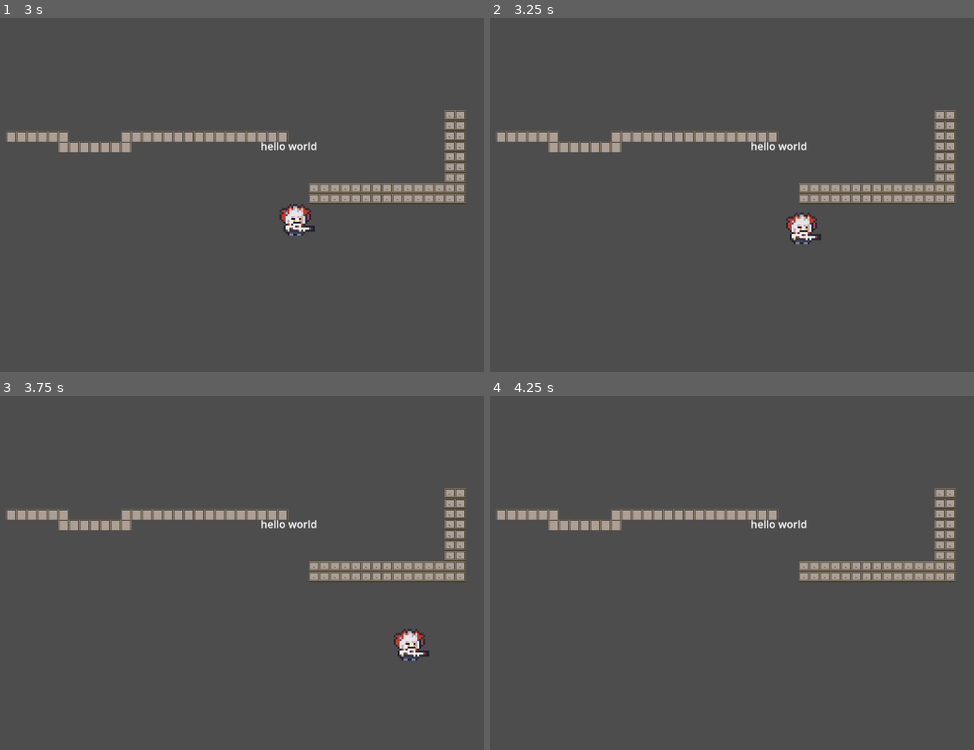
Above: before the commit, frames 1-4 (two rows, left to right).
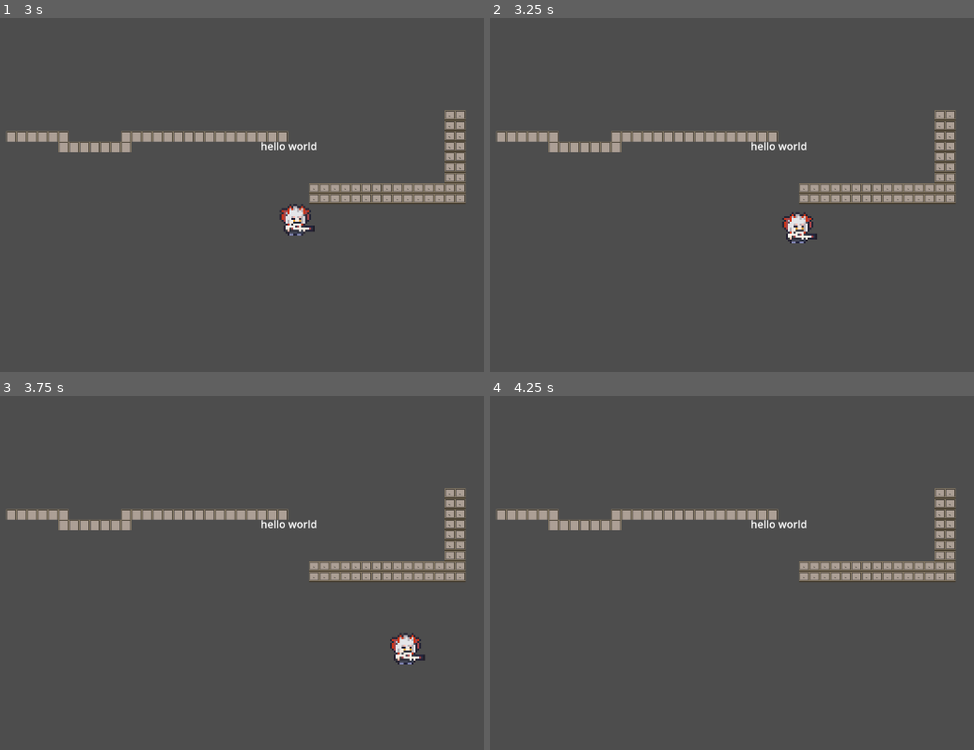
Above: after the commit, the same moments.

Repository: endray-coder/godot-celeste
Game: Godot game, scene res://scene/test_scene1.tscn
The game is run twice, just before and just after one commit, with the same random seed, the same clock (stepped at 60 frames per second) and the same inputs.
Inputs:
- Up to frame 1 (3 s): hold C (jump) 0.53-1.28 s; hold Right (ui_right) 0.53-2.03 s; tap X (dash) at 1.35, 2.85 s; tap C (jump) at 1.52, 1.55, 1.82 s; hold Left (ui_left) 2.03-2.78 s; hold C (jump) 2.03-2.78 s; hold Right (ui_right) from 2.78 s (still down)
- Up to frame 2 (3.25 s): keep holding Right (ui_right); tap C (jump) at 3.02, 3.05 s
- Up to frame 3 (3.75 s): keep holding Right (ui_right); tap C (jump) at 3.32 s; hold C (jump) from 3.53 s (still down)
- Up to frame 4 (4.25 s): keep holding Right (ui_right); keep holding C (jump)

Frame 1 is identical in both runs. In frame 2, 0.4% of the frame differs, in the area x 60-69%, y 54-64%; in frame 3, 0.5%, in the area x 80-89%, y 65-76%; in frame 4, nothing differs.

Commit message:
加入蹬墙跳

Diff:
--- a/character/character_body_2d.gd
+++ b/character/character_body_2d.gd
@@ -12,12 +12,17 @@
 var screen_size = get_viewport_rect ().size
 # ===== 冲刺参数 =====
 @export var MAX_DASHES = 1
-@export var DASH_SPEED = 600.0      # 200 太小了，建议 600+
+@export var DASH_SPEED = 600.0
 @export var DASH_DURATION = 0.2     # 冲刺持续时间（秒）
 var remaining_dashes: int = 0
 var is_dashing: bool = false
 var dash_timer: float = 0.0
 var dash_direction: Vector2 = Vector2.ZERO
+
+@export_group("蹬墙跳")
+@export var WALL_JUMP_PUSH: float = 300.0   # 蹬墙水平推力
+@export var WALL_JUMP_LOCK: float = 0.15    # 蹬墙后水平输入锁定时间（秒）
+var wall_jump_lock_timer: float = 0.0
 
 # 踩楼梯高度
 @export var MAX_STEP_HEIGHT:float = 32.0
@@ -29,18 +34,26 @@
 	else:
 		remaining_jumps = max_jump_count
 		remaining_dashes = MAX_DASHES   # 落地恢复冲刺次数
+	if wall_jump_lock_timer > 0.0:
+		wall_jump_lock_timer -= delta
+	# --- 跳跃 ---
+	if Input.is_action_just_pressed("jump"):
+		if not is_on_floor() and is_on_wall():   # 蹬墙跳
+			var wall_normal := get_wall_normal()
+			velocity.x = wall_normal.x*WALL_JUMP_PUSH
+			velocity.y = JUMP_VELOCITY
+			remaining_jumps = max_jump_count - 1
+			wall_jump_lock_timer = WALL_JUMP_LOCK
+		elif remaining_jumps > 0:
+			velocity.y= JUMP_VELOCITY
+			remaining_jumps -= 1
+			if remaining_jumps == max_jump_count - 1:
+				$JumpBoostTimer.start()
 
-	# --- 跳跃 ---
-	if Input.is_action_just_pressed("jump") and remaining_jumps > 0:
-		velocity.y = JUMP_VELOCITY
-		remaining_jumps -= 1
-		if remaining_jumps == max_jump_count - 1:
-			$Timer.start()
-
-	if $Timer.time_left > 0.0 and Input.is_action_pressed("jump") and not is_on_floor():
+	if $JumpBoostTimer.time_left > 0.0 and Input.is_action_pressed("jump") and not is_on_floor():
 		velocity.y += delta * JUMP_BOOST
-	elif $Timer.time_left > 0.0 and not Input.is_action_pressed("jump"):
-		$Timer.stop()
+	elif $JumpBoostTimer.time_left > 0.0 and not Input.is_action_pressed("jump"):
+		$JumpBoostTimer.stop()
 
 	# --- 输入方向（补上 y 轴）---
 	var direction: Vector2 = Vector2.ZERO
@@ -60,13 +73,14 @@
 			# 冲刺结束保留一点惯性（可选）
 			velocity *= 0.5
 	else:
-		# 正常水平移动
-		if direction.x != 0:
-			velocity.x = direction.x * SPEED
-			var sprite: AnimatedSprite2D = $AnimatedSprite2D
-			sprite.flip_h = direction.x < 0
-		else:
-			velocity.x = move_toward(velocity.x, 0, SPEED)
+		if wall_jump_lock_timer <= 0.0:
+			if direction.x != 0:
+				velocity.x = direction.x * SPEED
+				var sprite: AnimatedSprite2D = $AnimatedSprite2D
+				sprite.flip_h = direction.x < 0
+			else:
+				velocity.x = move_toward(velocity.x, 0, SPEED)
+
 
 		# 触发冲刺
 		if Input.is_action_just_pressed("dash") and remaining_dashes > 0:
--- a/character/character_body_2d.tscn
+++ b/character/character_body_2d.tscn
@@ -56,7 +56,7 @@
 [node name="AnimatedSprite2D" type="AnimatedSprite2D" parent="." unique_id=215517744]
 sprite_frames = SubResource("SpriteFrames_7wvu5")
 
-[node name="Timer" type="Timer" parent="." unique_id=609746233]
+[node name="JumpBoostTimer" type="Timer" parent="." unique_id=609746233]
 wait_time = 0.12
 
 [node name="RayStepTop" type="RayCast2D" parent="." unique_id=724050860]
